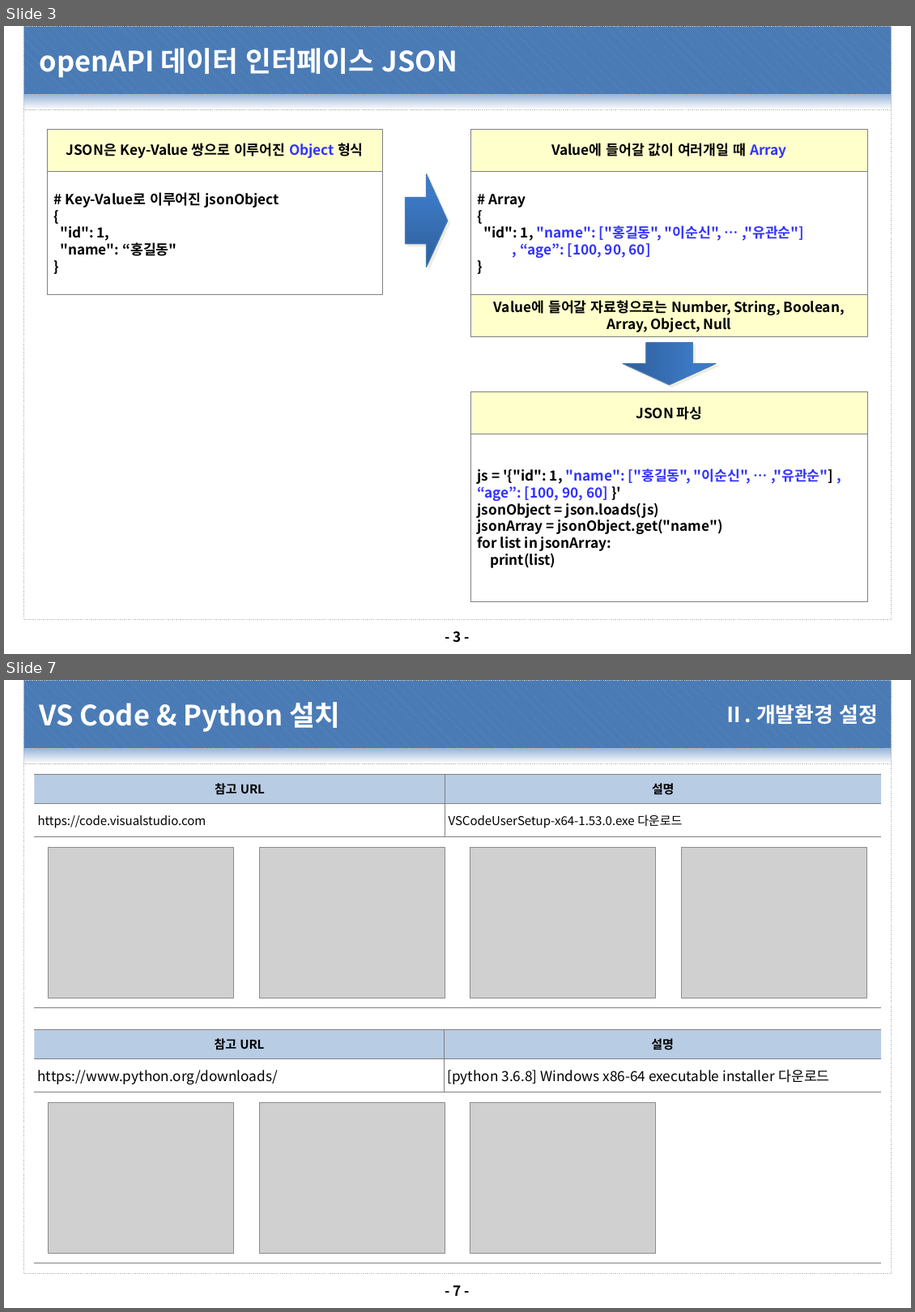
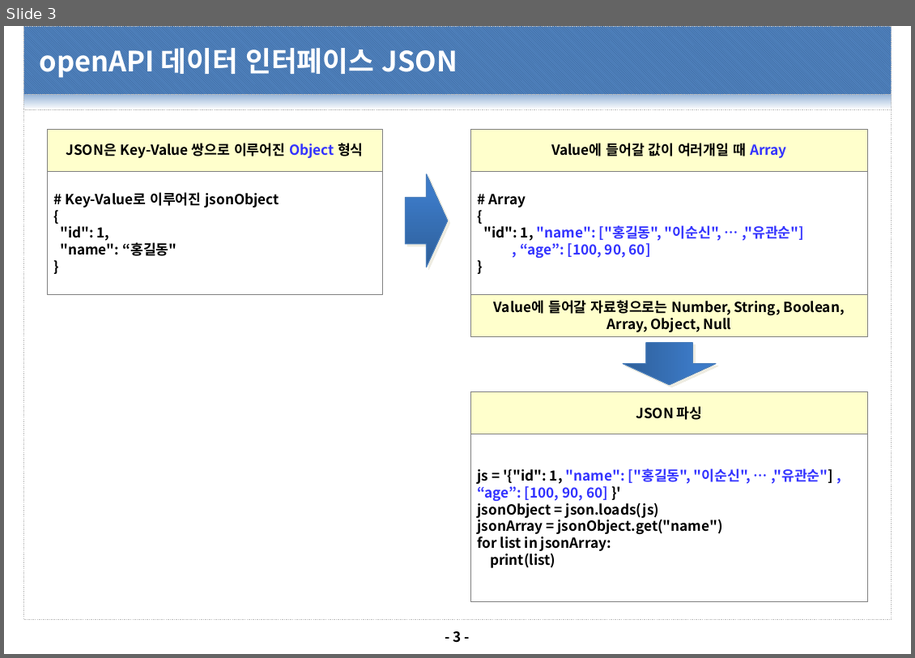
Before and after one commit to dims1111/ESM, a slide deck: document/10.프로젝트 관리(PM)/PM-1200.소프트웨어/PM-1240.Json/Json 이해_20210201_v1.0.pptx. Shown one above the other, each under a label of ours: slides 3 and 7 before the commit, slide 3 after it; the slides between them are not shown. The pictures are 915x1312 and 915x658 pixels, drawn with LibreOffice and Linux fonts; fonts in the diff are those of the drawing; grey boxes stand for pictures; background and template pictures are left out. Boxes give left, top, right and bottom in pixels: in the first picture for what was removed or moved away, otherwise in the second. Text is boxed around its words. In the diff, an @@ line names an element or a change of style, - is before the commit and + after.

```diff
--- a/document/10.프로젝트 관리(PM)/PM-1200.소프트웨어/PM-1240.Json/Json 이해_20210201_v1.0.pptx
+++ b/document/10.프로젝트 관리(PM)/PM-1200.소프트웨어/PM-1240.Json/Json 이해_20210201_v1.0.pptx
@@ slide 7 removed at box(4, 680, 911, 1308), background #FFFFFF; not listed: 4 template elements that a slide beside it also shows @@
@@ title removed at box(40, 702, 340, 732) @@
-VS Code & Python 설치
@@ text removed at box(724, 704, 878, 725) @@
-Ⅱ. 개발환경 설정
@@ table removed at box(34, 774, 882, 1006), 3 rows, 2 columns @@
-참고 URL | 설명
-https://code.visualstudio.com | VSCodeUserSetup-x64-1.53.0.exe 다운로드
- | 
@@ picture removed at box(49, 848, 233, 998) @@
@@ picture removed at box(259, 848, 445, 998) @@
@@ picture removed at box(471, 848, 656, 998) @@
@@ picture removed at box(682, 848, 867, 998) @@
@@ table removed at box(34, 1029, 882, 1262), 3 rows, 2 columns @@
-참고 URL | 설명
-https://www.python.org/downloads/ | [python 3.6.8] Windows x86-64 executable installer 다운로드
- | 
@@ picture removed at box(49, 1103, 233, 1253) @@
@@ picture removed at box(259, 1103, 445, 1253) @@
@@ picture removed at box(471, 1103, 656, 1253) @@
```
Also in this commit, not shown: 33 other slides removed, 2 other files.
